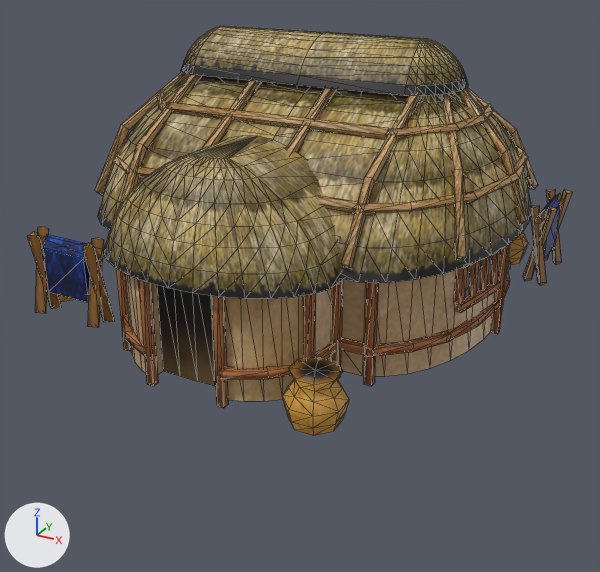
The COLLADA model art/meshes/structural/koreans/house_2.dae: old version first, new version second.
The view is the same before and after, from a 50 mm lens placed at (9.89, -18.14, 9.33), pointed at (0.25, -0.63, 0.57). The axes (+X, +Y, +Z) are drawn at lower left. The lights are the same throughout. The picture after the commit comes second. Mesh edges are drawn as thin lines.

Objects in the first picture: 'house_2'.
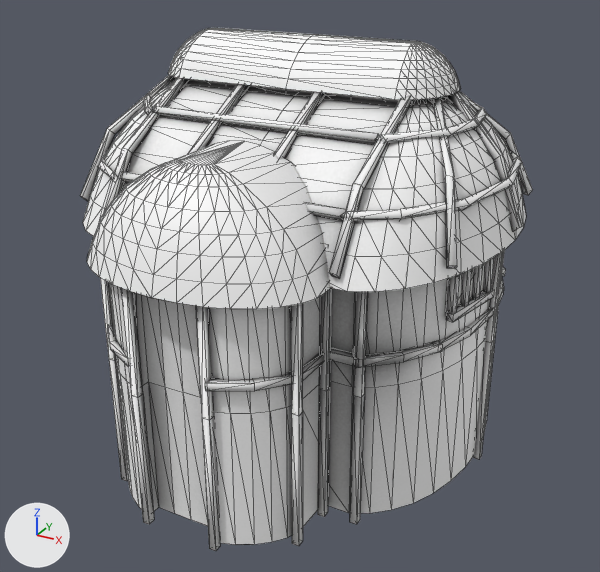
Patch to the scene script:
```diff
--- a/art/meshes/structural/koreans/house_2.dae.py
+++ b/art/meshes/structural/koreans/house_2.dae.py
@@ img_untitled_002_png @@
+img_untitled_002_png = load_image('Untitled.002.png', 'Untitled.002.png', 1024, 1024, 'sRGB')
@@ mat_material_001 @@
+mat_material_001 = principled_material('Material.001')
+mat_material_001.texture = img_untitled_002_png
@@ me_esfera_6644 @@
 # used by ob_house_2; location = (0.0, 0.0, 0.0); scale = (3.1, 3.1, 3.1)
-me_esfera_6644.from_pydata(...)  # 1829 vertices, 3000 faces; spans x -2.02..1.86, y -1.96..1.85, z -0.04..2.21
-me_esfera_6644.materials.append(mat_texturas_coreanas_provas)  # picture img_kore_struct_png
+me_esfera_6644.from_pydata(...)  # 1664 vertices, 2802 faces; spans x -5.45..5.63, y -6.49..4.72, z -3.57..6.84
+# me_esfera_6644 part 1: the loose piece of 257 vertices spanning x -1.73..1.78, y -1.26..1.68, z 0.82..1.87 is scaled about its middle by 3.1, then moved by (0.06, -0.1, 2.83), in mat_material_001 (picture img_untitled_002_png)
+# me_esfera_6644 part 2: the loose piece of 137 vertices spanning x -0.89..0.99, y -1.92..-0.76, z 0.82..1.58 is scaled about its middle by 3.1, then moved by (0.1, -3.36, 2.52), in mat_material_001 (picture img_untitled_002_png)
+# me_esfera_6644 part 3: the loose piece of 257 vertices spanning x -1.21..1.24, y -0.25..0.67, z 1.87..2.21 is scaled about its middle by 3.1, then moved by (0.03, -0.1, 4.27), in mat_material_001 (picture img_untitled_002_png)
+# me_esfera_6644 part 4: the loose piece of 24 vertices spanning x -1.13..1.16, y -0.14..0.57, z 1.72..2.01 is scaled about its middle by 3.1, then moved by (0.03, -0.09, 3.91), in mat_material_001 (picture img_untitled_002_png)
+# me_esfera_6644 part 5: the loose piece of 8 vertices spanning x -0.96..1.11, y -1.08..-1.01, z 0.19..0.25 is scaled about its middle by 3.1, then moved by (0.16, -2.73, 0.47), in mat_material_001 (picture img_untitled_002_png)
+# me_esfera_6644 part 6: the loose piece of 12 vertices spanning x 1.06..1.54, y -1.08..-0.54, z 0.19..0.25 is scaled about its middle by 3.1, then moved by (2.73, -2.25, 0.47), in mat_material_001 (picture img_untitled_002_png)
+# me_esfera_6644 part 7: the loose piece of 12 vertices spanning x 1.05..1.54, y 0.97..1.5, z 0.19..0.25 is scaled about its middle by 3.1, then moved by (2.71, 2.05, 0.47), in mat_material_001 (picture img_untitled_002_png)
+# me_esfera_6644 part 8: the loose piece of 12 vertices spanning x -0.76..-0.24, y -1.83..-1.43, z 0.19..0.25 is scaled about its middle by 3.1, then moved by (-1.05, -3.97, 0.47), in mat_material_001 (picture img_untitled_002_png)
+# me_esfera_6644 part 9: the loose piece of 12 vertices spanning x 0.33..0.84, y -1.84..-1.43, z 0.19..0.25 is scaled about its middle by 3.1, then moved by (1.23, -3.98, 0.47), in mat_material_001 (picture img_untitled_002_png)
+# me_esfera_6644 part 10: a new loose piece, a box spanning x 2.52..2.7, y -4.99..-3.86, z 0.59..0.78, in mat_material_001 (picture img_untitled_002_png)
+# me_esfera_6644 part 11: 81 loose pieces with 1010 vertices, spanning x -2.02..1.86, y -1.96..1.85, z -0.04..1.9, are deleted
+# me_esfera_6644 part 12: 765 vertices added at x -5.45..5.63, y -6.2..4.72, z -3.57..5.9
+# other edits to the shape of me_esfera_6644 do not show in these pictures
+me_esfera_6644.materials.append(mat_material_001)  # picture img_untitled_002_png
@@ ob_house_2 @@
 ob_house_2.location = (0.0, 0.0, 0.0)
-ob_house_2.scale = (3.1, 3.1, 3.1)
```

Location of each change, [x1, y1, x2, y2] in pixels of the pictures (600 x 572 px; the box of a moved part takes in the faces that stretch with it):
'house_2', reshaped, rescaled, recoloured (17% narrower, 28% taller)
    before: [27, 26, 573, 435]
    after: [80, 28, 533, 551]
part 1 of me_esfera_6644, moved or reshaped
    before: [98, 77, 532, 283]
    after: [83, 80, 526, 292]
part 2 of me_esfera_6644, moved or reshaped
    before: [104, 136, 343, 299]
    after: [87, 141, 331, 309]
part 3 of me_esfera_6644, moved or reshaped
    before: [181, 26, 468, 96]
    after: [168, 28, 460, 100]
part 4 of me_esfera_6644, moved or reshaped (mostly hidden)
    before: [201, 76, 454, 99]
    after: [188, 79, 446, 103]
part 5 of me_esfera_6644, moved or reshaped
    before: [341, 338, 365, 355]
    after: [329, 348, 354, 366]
part 6 of me_esfera_6644, moved or reshaped
    before: [364, 333, 450, 357]
    after: [353, 343, 442, 368]
part 7 of me_esfera_6644, moved or reshaped (mostly hidden)
    before: [508, 261, 511, 269]
    after: [502, 267, 505, 276]
part 8 of me_esfera_6644, moved or reshaped
    before: [123, 316, 145, 356]
    after: [108, 325, 129, 367]
part 9 of me_esfera_6644, moved or reshaped
    before: [220, 364, 293, 379]
    after: [205, 373, 293, 391]
part 10 of me_esfera_6644, added
    after: [303, 353, 324, 381]
part 11 of me_esfera_6644, deleted (brown)
    before: [27, 72, 573, 435]
part 12 of me_esfera_6644, added
    after: [80, 75, 533, 551]
